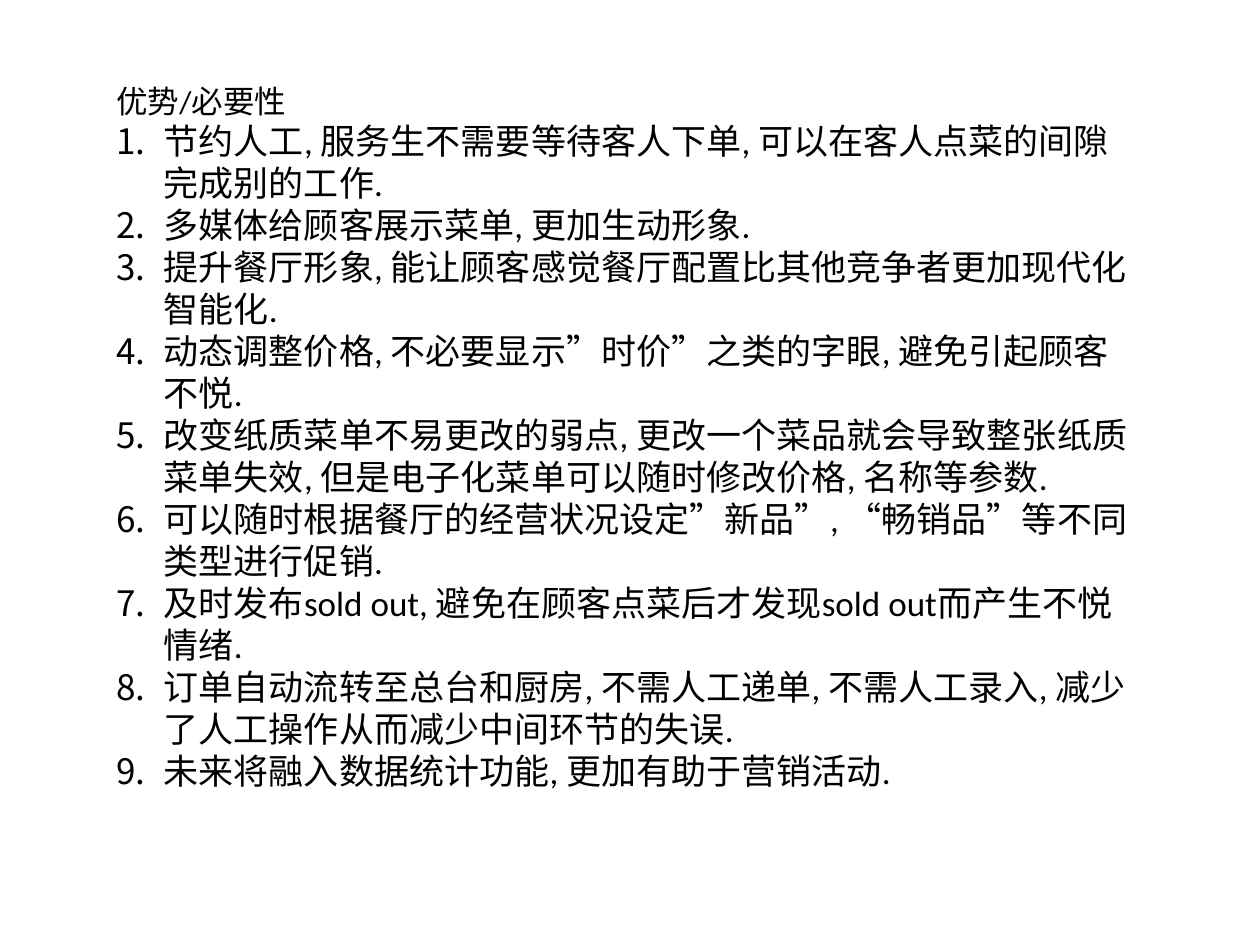
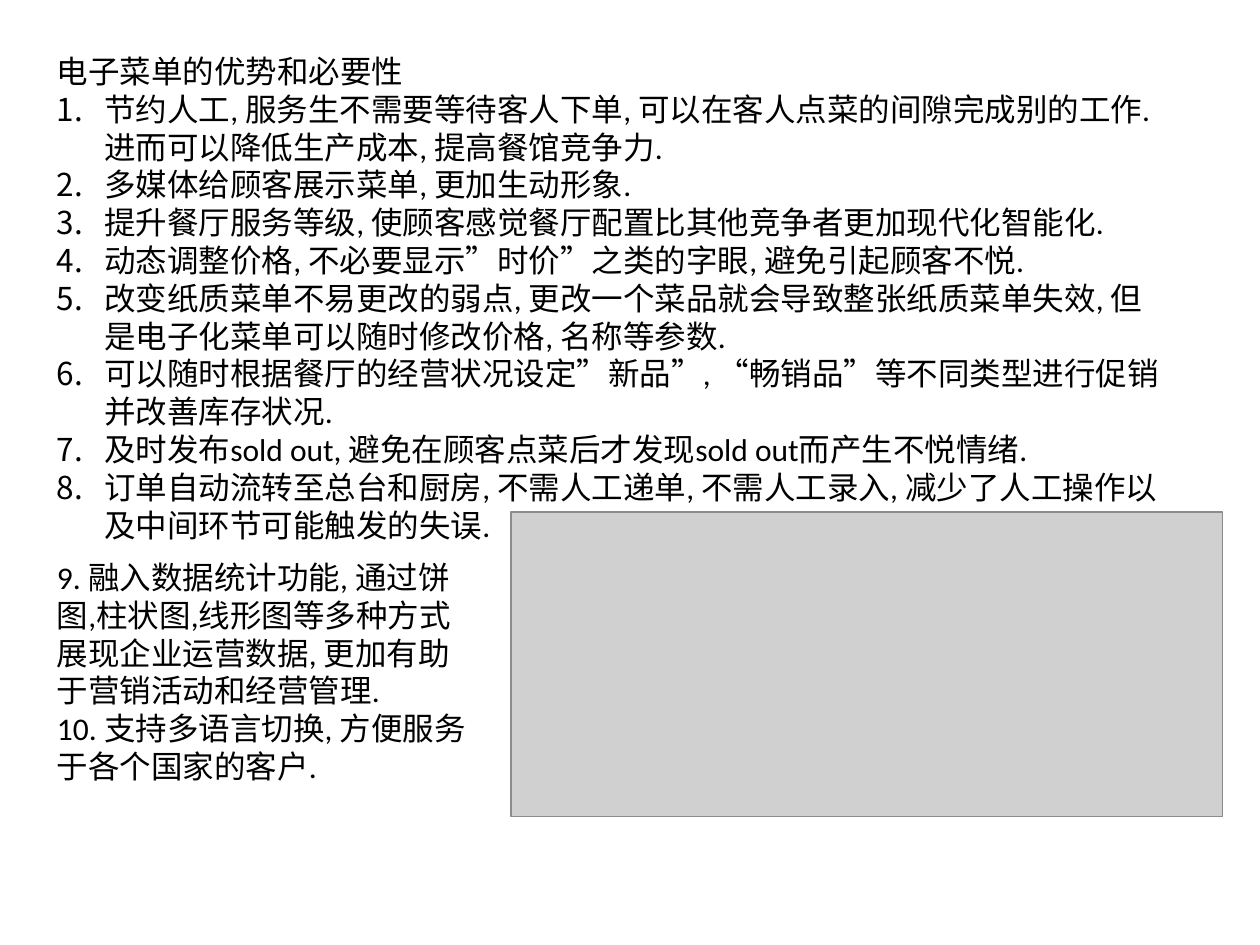
Before and after one commit to lousongtao/quickchoose-server, a slide deck: slide 1 of doc/introduce.pptx. Drawn at 1260x945 pixels with LibreOffice and Linux fonts; fonts in the diff are those of the drawing; grey boxes stand for pictures. Boxes give left, top, right and bottom in pixels: in the first picture for what was removed or moved away, otherwise in the second. Text is boxed around its words. In the diff, an @@ line names an element or a change of style, - is before the commit and + after.

```diff
--- a/doc/introduce.pptx
+++ b/doc/introduce.pptx
@@ text "电子菜单的优势和必要性": place and size @@
-text "电子菜单的优势和必要性" at (116,86,1127,789)
+text "电子菜单的优势和必要性" at (57,56,1159,540)
@@ text at (57,56,1150,163): text changed; size 20 to 18 pt @@
-优势/必要性
-1. 节约人工, 服务生不需要等待客人下单, 可以在客人点菜的间隙完成别的工作.
+电子菜单的优势和必要性
+1. 节约人工, 服务生不需要等待客人下单, 可以在客人点菜的间隙完成别的工作. 进而可以降低生产成本, 提高餐馆竞争力.
@@ text at (104,169,1143,465): size 20 to 18 pt in "多媒体给顾客展示菜单, 更加生动形象.", "动态调整价格, 不必要显示”时价”之类的字眼, 避免引起顾客不悦.", "改变纸质菜单不易更改的弱点, 更改一个菜品就会导致整张纸质菜单失效, 但是电子化菜单可以随时修改价格, 名称等参数.", "及时发布sold out, 避免在顾客点菜后才发现sold out而产生不悦情绪." @@
@@ text at (104,207,1103,238): text changed; size 20 to 18 pt @@
-3. 提升餐厅形象, 能让顾客感觉餐厅配置比其他竞争者更加现代化智能化.
+3. 提升餐厅服务等级, 使顾客感觉餐厅配置比其他竞争者更加现代化智能化.
@@ text at (104,358,1159,426): text changed; size 20 to 18 pt @@
-6. 可以随时根据餐厅的经营状况设定”新品”, “畅销品”等不同类型进行促销.
+6. 可以随时根据餐厅的经营状况设定”新品”, “畅销品”等不同类型进行促销并改善库存状况.
@@ text at (104,472,1157,540): text changed; size 20 to 18 pt @@
-8. 订单自动流转至总台和厨房, 不需人工递单, 不需人工录入, 减少了人工操作从而减少中间环节的失误.
-9. 未来将融入数据统计功能, 更加有助于营销活动.
+8. 订单自动流转至总台和厨房, 不需人工递单, 不需人工录入, 减少了人工操作以及中间环节可能触发的失误.
@@ picture added at (512,512,1223,816) @@
@@ text added at (57,562,466,781), 18 pt, text #000000 @@
+9. 融入数据统计功能, 通过饼图,柱状图,线形图等多种方式展现企业运营数据, 更加有助于营销活动和经营管理.
+10. 支持多语言切换, 方便服务于各个国家的客户.
```
Also in this commit, not shown: 1 slide added, 10 other files.
